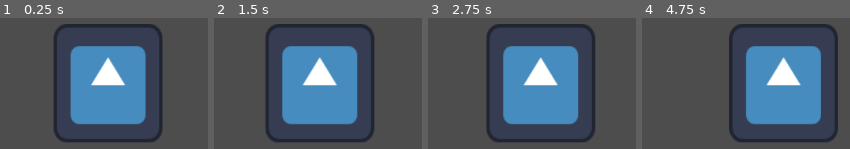
Above: before the commit, frames 1-4 (left to right).
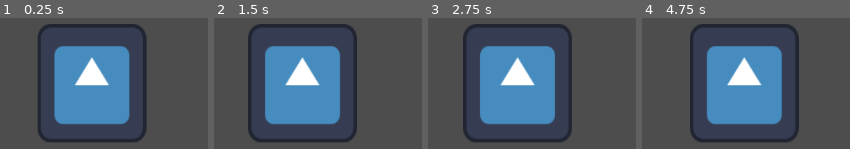
Above: after the commit, the same moments.

Repository: DBaldwin8/Game-Jam-91
Game: Godot game, scene res://scenes/npc/npc_body.tscn
The game is run twice, just before and just after one commit, with the same random seed, the same clock (stepped at 60 frames per second) and the same inputs. The project has no main scene, so this scene is started directly. The engine's default icon, where the game draws it, is replaced by a stand-in: a white triangle on a blue panel in a dark square.
Inputs:
- Up to frame 1 (0.25 s): no input
- Up to frame 2 (1.5 s): no input
- Up to frame 3 (2.75 s): no input
- Up to frame 4 (4.75 s): tap Enter at 2.75 s

The runs differ from the first frame. In frame 1, 17% of the frame differs, in the area x 18-78%, y 4-95%; in frame 2, 19%; in frame 3, 23%; in frame 4, 31%, in the area x 23-95%, y 4-95%.

Commit message:
Added more to plan of the steal function

Diff:
--- a/scenes/npc/npc_body.gd
+++ b/scenes/npc/npc_body.gd
@@ -7,6 +7,8 @@
 # NEW PLAN DONE - using a set speed * delta.
 # Done - NPC types
 # TODO - Steal function
+	   #|- Should emit signal for stealing.
+	   #|- Game manager should recieve signal and change art/stolen count
 
 const NPC_TYPE = [
 	"visitor",
@@ -22,7 +24,7 @@
 	var random_num = randf() # random number between 0 and 1 inclussive.
 	if random_num < 0.1: # bottom 10% chance of standing still.
 		movement = 0
-	if random_num > 0.9: # top 10% chance of changing direction.
+	if random_num > 0.95: # top 10% chance of changing direction.
 		if direction == "right":
 			direction = "left"
 			movement = speed * -1 # negative moves left
